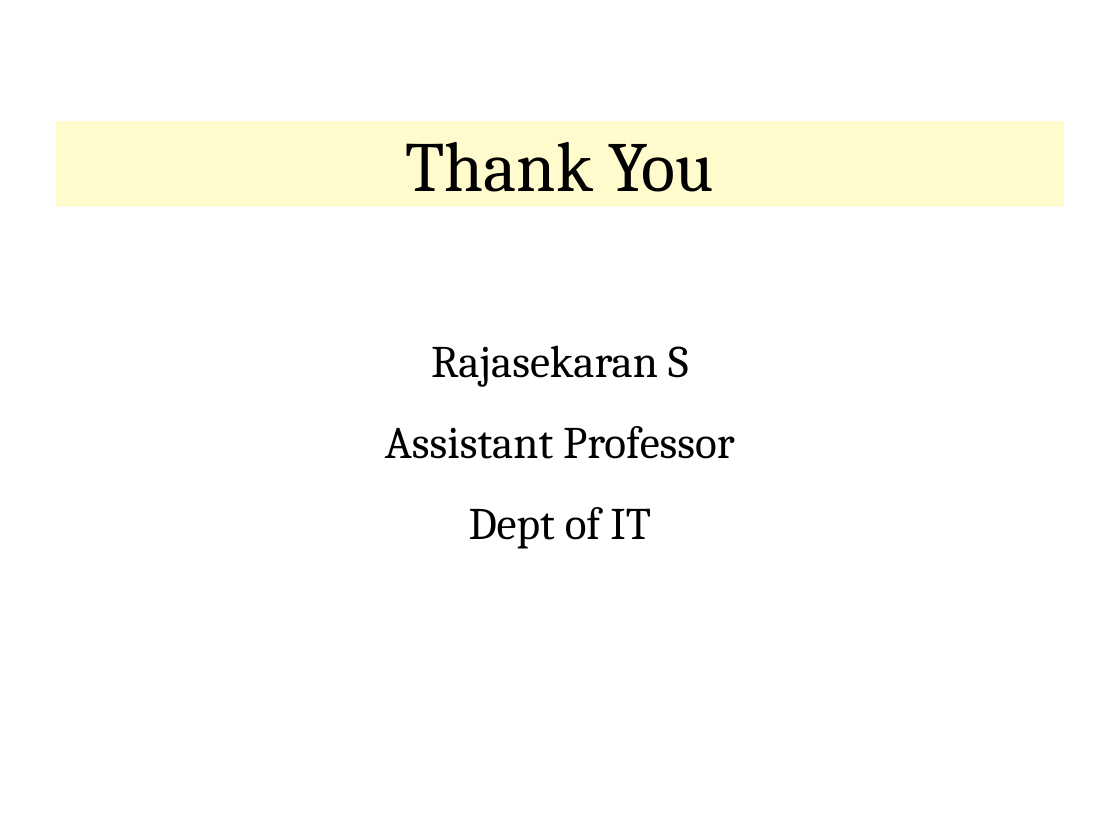
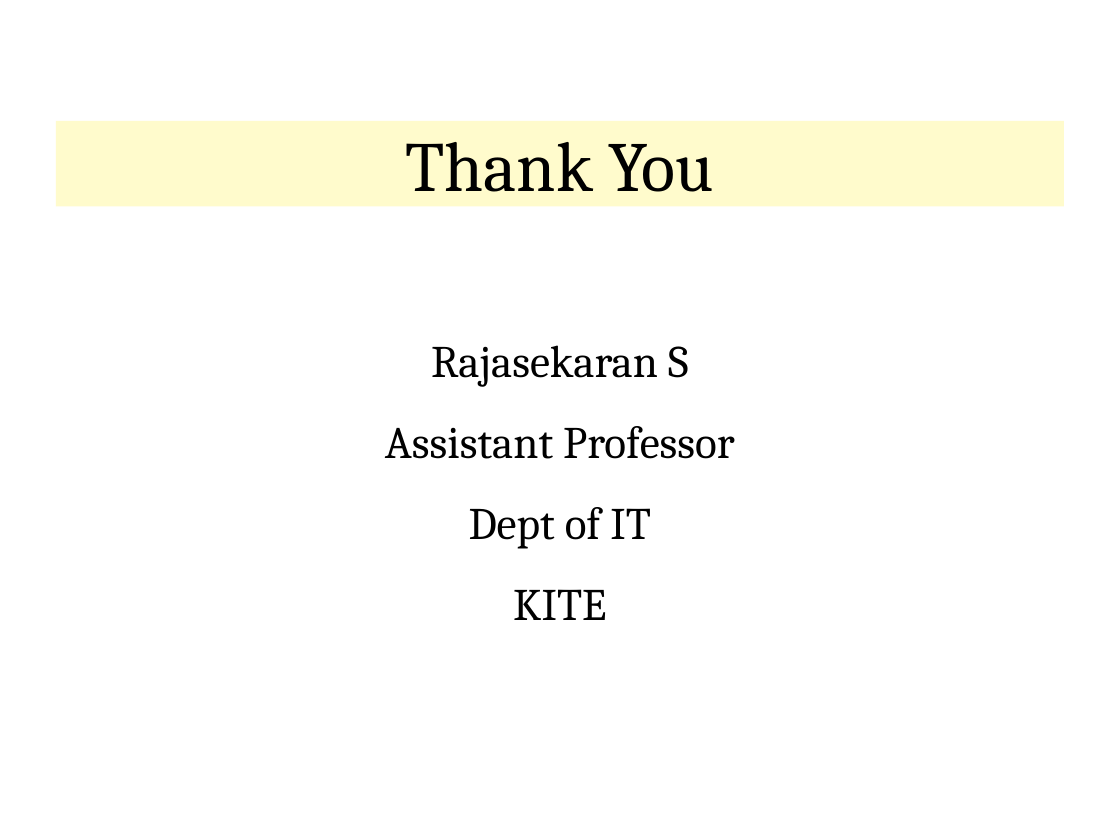
Before and after one commit to rajasekaran36/CS8392-OOPS, a slide deck: slide 3 of Presentations/Unit 1/CS8392-U1-5-First_Java_Program.pptx (slide 15 before the commit). Drawn at 1120x840 pixels with LibreOffice and Linux fonts; fonts in the diff are those of the drawing. Boxes give left, top, right and bottom in pixels: in the first picture for what was removed or moved away, otherwise in the second. Text is boxed around its words. In the diff, an @@ line names an element or a change of style, - is before the commit and + after.

```diff
--- a/Presentations/Unit 1/CS8392-U1-5-First_Java_Program.pptx
+++ b/Presentations/Unit 1/CS8392-U1-5-First_Java_Program.pptx
@@ subtitle at (513,589,606,620): paragraph added @@
+KITE
```
Also in this commit, not shown: 1 other slide changed, 1 slide added, 13 slides removed, 3 other files.
